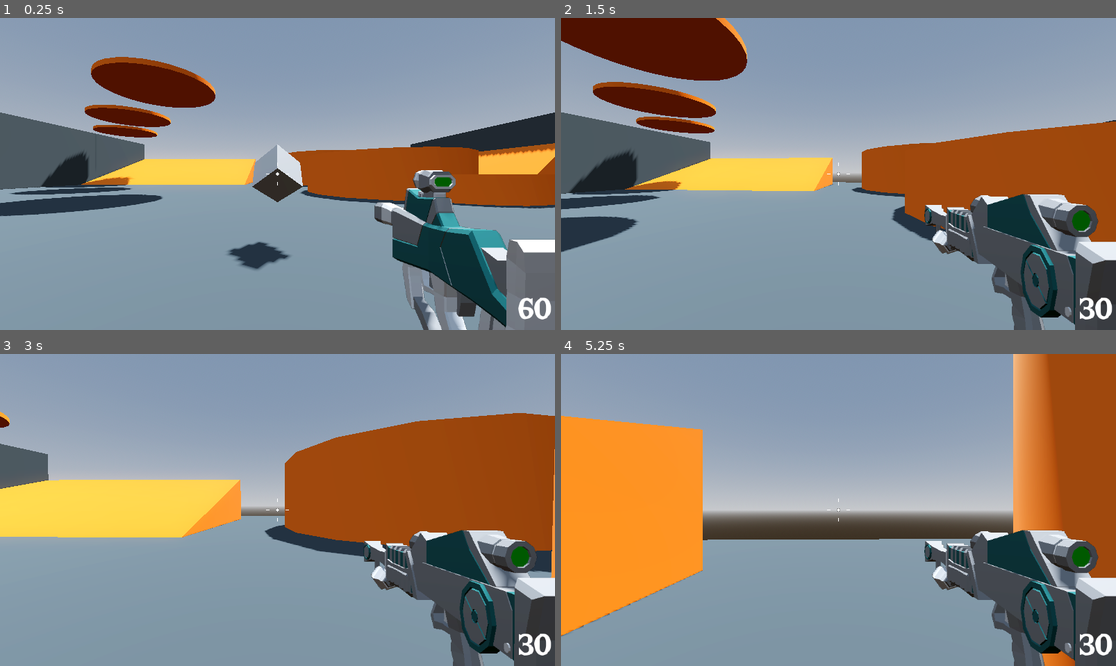
Above: before the commit, frames 1-4 (two rows, left to right).
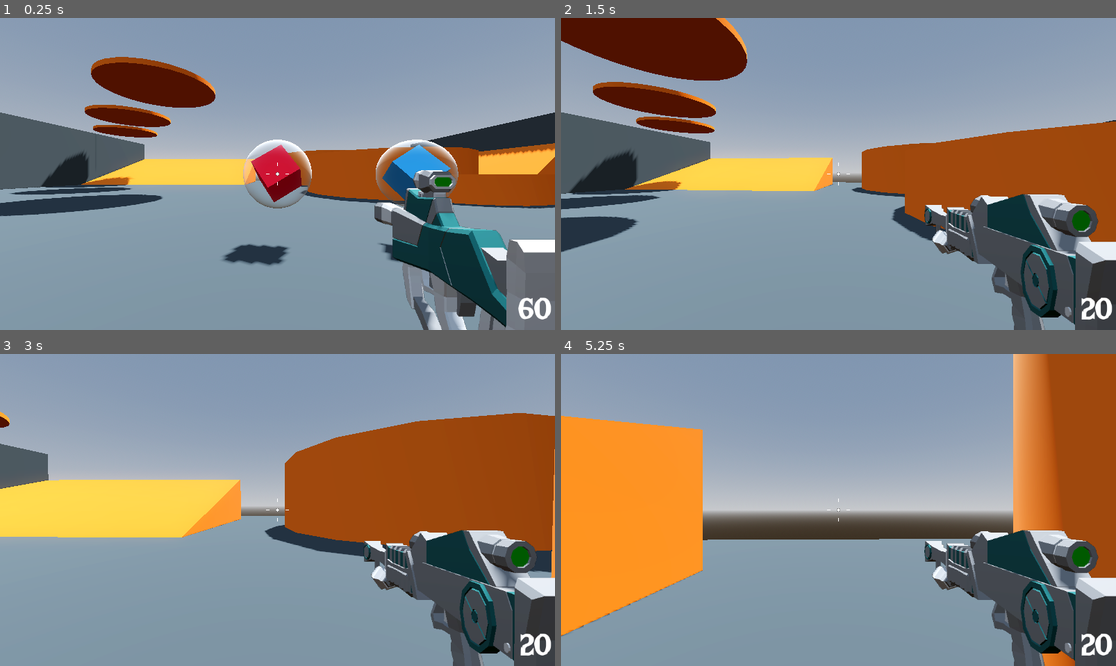
Above: after the commit, the same moments.

Repository: DTNevaeha/Shootout
Game: Godot game, scene res://Levels/SandBox.tscn
Same seed, same stepped clock (60 frames per second), same inputs: the game is played once before the commit and once after it.
Inputs (mouse positions are in pixels of both pictures, inside the frame that each line leads up to):
- Up to frame 1 (0.25 s): no input
- Up to frame 2 (1.5 s): move the mouse to (866, 174) at 0.52 s; press the mouse at (866, 174) at 0.53 s; hold W (move_forward) from 0.53 s (still down); tap Space (jump) at 0.77 s; move the mouse to (810, 174) at 1.27 s; release the mouse at (810, 174) at 1.28 s; tap Mouse wheel up (next_weapon) at 1.35 s
- Up to frame 3 (3 s): keep holding W (move_forward); tap Space (jump) at 1.52 s; move the mouse to (288, 503) at 2.02 s; hold Mouse wheel down (previous_weapon) 2.03-2.78 s; move the mouse to (271, 516) at 2.77 s; tap 1 (weapon_1) at 2.85 s
- Up to frame 4 (5.25 s): keep holding W (move_forward); tap Space (jump) at 3.02, 3.77, 4.52 s; move the mouse to (877, 513) at 3.52 s; hold 2 (weapon_2) 3.53-4.28 s; move the mouse to (794, 506) at 4.27 s; click (794, 506) at 4.35 s; move the mouse to (844, 510) at 5.02 s; hold Mouse wheel up (next_weapon) from 5.03 s (still down)

The runs differ from the first frame. In frame 1, 3.7% of the frame differs, in the area x 40-83%, y 38-81%; in frame 2, 0.1%; in frame 3, 0.1%; in frame 4, 0.1%.

Commit message:
Created pickup shaders

Diff:
--- a/Levels/SandBox.tscn
+++ b/Levels/SandBox.tscn
@@ -1,10 +1,11 @@
-[gd_scene load_steps=10 format=3 uid="uid://dcvpfc8l03mos"]
+[gd_scene load_steps=11 format=3 uid="uid://dcvpfc8l03mos"]
 
 [ext_resource type="PackedScene" uid="uid://c0srbsbevngpy" path="res://Player/player.tscn" id="1_25t2o"]
 [ext_resource type="Material" uid="uid://bihkaei5s052j" path="res://Levels/Materials/GrayMaterial.tres" id="1_omidv"]
 [ext_resource type="Material" uid="uid://bsyg4sceif0jm" path="res://Levels/Materials/OrangeMaterial.tres" id="2_23p1d"]
 [ext_resource type="PackedScene" uid="uid://ba51tvunnsndl" path="res://Enemy/enemy.tscn" id="4_k5skl"]
-[ext_resource type="PackedScene" uid="uid://dfvbvrj55gmme" path="res://Pickups/pickup.tscn" id="5_af8th"]
+[ext_resource type="PackedScene" uid="uid://cs7oh04as16fc" path="res://Pickups/bullet_pickup.tscn" id="5_lppig"]
+[ext_resource type="PackedScene" uid="uid://du24j5bq0dbdi" path="res://Pickups/small_bullet_pickup.tscn" id="6_p4oyx"]
 
 [sub_resource type="ProceduralSkyMaterial" id="ProceduralSkyMaterial_17shw"]
 sky_horizon_color = Color(0.64625, 0.65575, 0.67075, 1)
@@ -313,5 +314,10 @@
 [node name="Enemy" parent="." instance=ExtResource("4_k5skl")]
 transform = Transform3D(1, 0, 0, 0, 1, 0, 0, 0, 1, 10.997, 1.03211, -16.0118)
 
-[node name="Pickup" parent="." instance=ExtResource("5_af8th")]
+[node name="Pickups" type="Node3D" parent="."]
+
+[node name="BulletPickup" parent="Pickups" instance=ExtResource("5_lppig")]
 transform = Transform3D(1, 0, 0, 0, 1, 0, 0, 0, 1, 0, 1, -3)
+
+[node name="SmallBulletPickup" parent="Pickups" instance=ExtResource("6_p4oyx")]
+transform = Transform3D(1, 0, 0, 0, 1, 0, 0, 0, 1, 2, 1, -3)
--- /dev/null
+++ b/Pickups/FresnelAura.tres
@@ -0,0 +1,28 @@
+[gd_resource type="VisualShader" load_steps=2 format=3 uid="uid://jpipnk0eikmb"]
+
+[sub_resource type="VisualShaderNodeFresnel" id="VisualShaderNodeFresnel_nhi3l"]
+default_input_values = [2, false, 3, 2.0]
+
+[resource]
+code = "shader_type spatial;
+render_mode blend_mix, depth_draw_opaque, cull_back, diffuse_lambert, specular_schlick_ggx;
+
+
+
+
+void fragment() {
+// Fresnel:2
+	float n_in2p3 = 2.00000;
+	float n_out2p0 = pow(1.0 - clamp(dot(NORMAL, VIEW), 0.0, 1.0), n_in2p3);
+
+
+// Output:0
+	ALPHA = n_out2p0;
+
+
+}
+"
+graph_offset = Vector2(-802.207, -125.126)
+nodes/fragment/2/node = SubResource("VisualShaderNodeFresnel_nhi3l")
+nodes/fragment/2/position = Vector2(20, 140)
+nodes/fragment/connections = PackedInt32Array(2, 0, 0, 1)
--- /dev/null
+++ b/Pickups/bullet_pickup.tscn
@@ -0,0 +1,13 @@
+[gd_scene load_steps=3 format=3 uid="uid://cs7oh04as16fc"]
+
+[ext_resource type="PackedScene" uid="uid://dfvbvrj55gmme" path="res://Pickups/pickup.tscn" id="1_2jwui"]
+
+[sub_resource type="StandardMaterial3D" id="StandardMaterial3D_dyb8h"]
+albedo_color = Color(0.999996, 0.0969154, 0.223342, 1)
+
+[node name="BulletPickup" instance=ExtResource("1_2jwui")]
+amount = 10
+
+[node name="AmmoMesh" parent="." index="0"]
+transform = Transform3D(0.707107, -0.707107, 0, 0.5, 0.5, -0.707107, 0.5, 0.5, 0.707107, 0, 0, 0)
+material_override = SubResource("StandardMaterial3D_dyb8h")
--- a/Pickups/pickup.tscn
+++ b/Pickups/pickup.tscn
@@ -1,12 +1,56 @@
-[gd_scene load_steps=4 format=3 uid="uid://dfvbvrj55gmme"]
+[gd_scene load_steps=10 format=3 uid="uid://dfvbvrj55gmme"]
 
 [ext_resource type="Script" path="res://Pickups/pickup.gd" id="1_hk1i1"]
+[ext_resource type="Shader" uid="uid://jpipnk0eikmb" path="res://Pickups/FresnelAura.tres" id="2_xllev"]
 
 [sub_resource type="BoxMesh" id="BoxMesh_aqeld"]
 size = Vector3(0.5, 0.5, 0.5)
 
 [sub_resource type="SphereShape3D" id="SphereShape3D_w1g6x"]
 radius = 1.0
+
+[sub_resource type="Animation" id="Animation_3t6fj"]
+resource_name = "Idle"
+loop_mode = 1
+tracks/0/type = "value"
+tracks/0/imported = false
+tracks/0/enabled = true
+tracks/0/path = NodePath("AmmoMesh:rotation")
+tracks/0/interp = 1
+tracks/0/loop_wrap = true
+tracks/0/keys = {
+"times": PackedFloat32Array(0, 1),
+"transitions": PackedFloat32Array(-2, -2),
+"update": 0,
+"values": [Vector3(0.785398, 0, 0.785398), Vector3(0.785398, 6.28319, 0.785398)]
+}
+
+[sub_resource type="Animation" id="Animation_el30o"]
+length = 0.001
+tracks/0/type = "value"
+tracks/0/imported = false
+tracks/0/enabled = true
+tracks/0/path = NodePath("AmmoMesh:rotation")
+tracks/0/interp = 1
+tracks/0/loop_wrap = true
+tracks/0/keys = {
+"times": PackedFloat32Array(0),
+"transitions": PackedFloat32Array(1),
+"update": 0,
+"values": [Vector3(0.785398, 0, 0.785398)]
+}
+
+[sub_resource type="AnimationLibrary" id="AnimationLibrary_nj8ex"]
+_data = {
+"Idle": SubResource("Animation_3t6fj"),
+"RESET": SubResource("Animation_el30o")
+}
+
+[sub_resource type="ShaderMaterial" id="ShaderMaterial_xwdk5"]
+render_priority = 0
+shader = ExtResource("2_xllev")
+
+[sub_resource type="SphereMesh" id="SphereMesh_ccqf4"]
 
 [node name="Pickup" type="Area3D"]
 script = ExtResource("1_hk1i1")
@@ -18,4 +62,14 @@
 [node name="CollisionShape3D" type="CollisionShape3D" parent="."]
 shape = SubResource("SphereShape3D_w1g6x")
 
+[node name="AnimationPlayer" type="AnimationPlayer" parent="."]
+libraries = {
+"": SubResource("AnimationLibrary_nj8ex")
+}
+autoplay = "Idle"
+
+[node name="FresnelAura" type="MeshInstance3D" parent="."]
+material_override = SubResource("ShaderMaterial_xwdk5")
+mesh = SubResource("SphereMesh_ccqf4")
+
 [connection signal="body_entered" from="." to="." method="_on_body_entered"]
--- /dev/null
+++ b/Pickups/small_bullet_pickup.tscn
@@ -0,0 +1,14 @@
+[gd_scene load_steps=3 format=3 uid="uid://du24j5bq0dbdi"]
+
+[ext_resource type="PackedScene" uid="uid://dfvbvrj55gmme" path="res://Pickups/pickup.tscn" id="1_6ksf4"]
+
+[sub_resource type="StandardMaterial3D" id="StandardMaterial3D_rnid7"]
+albedo_color = Color(0.231373, 0.662745, 1, 1)
+
+[node name="SmallBulletPickup" instance=ExtResource("1_6ksf4")]
+ammo_type = 1
+amount = 60
+
+[node name="AmmoMesh" parent="." index="0"]
+transform = Transform3D(0.707107, -0.707107, 0, 0.5, 0.5, -0.707107, 0.5, 0.5, 0.707107, 0, 0, 0)
+material_override = SubResource("StandardMaterial3D_rnid7")
